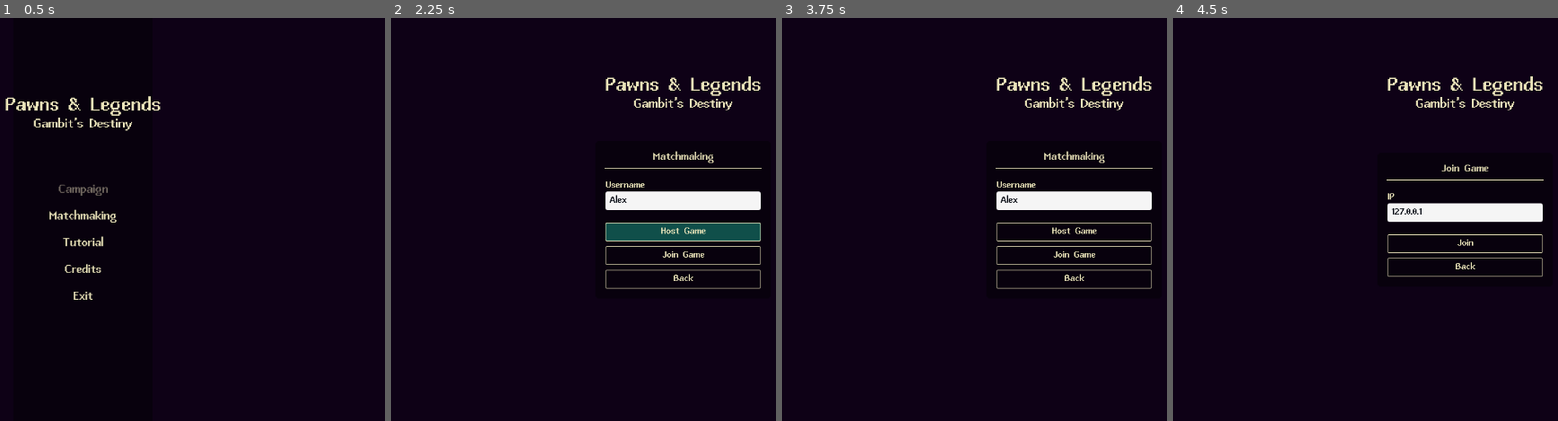
Above: before the commit, frames 1-4 (left to right).
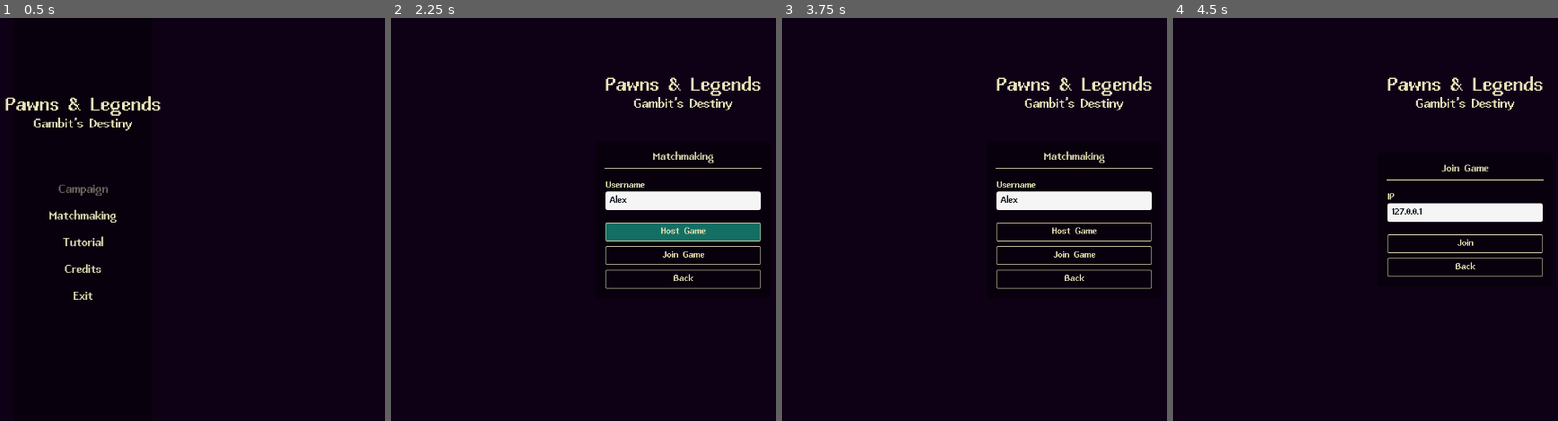
Above: after the commit, the same moments.

Repository: Juanxpeke/GD-FPSJuegos
Game: Godot game, scene res://Core/UI/MainMenu/main_menu.tscn
Two runs of this game, one before a commit and one after it. Both use one fixed random seed, a clock stepped at 60 frames per second and the inputs below. The engine's default icon, where the game draws it, is replaced by a stand-in: a white triangle on a blue panel in a dark square.
Inputs (mouse positions are in pixels of both pictures, inside the frame that each line leads up to):
- Up to frame 1 (0.5 s): no input
- Up to frame 2 (2.25 s): click "Matchmaking" at 0.5 s; click (683, 199) at 1.27 s; type "Alex" at 1.35 s; click "Host Game" at 2 s
- Up to frame 3 (3.75 s): click "Back" at 2.75 s; click "Matchmaking" at 3.5 s
- Up to frame 4 (4.5 s): click "Join Game" at 4.25 s

Frame 1 is identical in both runs. In frame 2, 1.5% of the frame differs, in the area x 55-97%, y 50-56%; in frame 3, less than 0.1%; in frame 4, less than 0.1%.

Commit message:
feat: added basic style pressed button

Diff:
--- a/Core/UI/HUD/SkillPicker/skill_option.tscn
+++ b/Core/UI/HUD/SkillPicker/skill_option.tscn
@@ -136,8 +136,7 @@
 anchors_preset = 5
 anchor_left = 0.5
 anchor_right = 0.5
-offset_left = -116.0
-offset_right = 108.0
+offset_right = 224.0
 offset_bottom = 349.0
 grow_horizontal = 2
 pivot_offset = Vector2(100, 170)
--- a/Themes/main_theme.tres
+++ b/Themes/main_theme.tres
@@ -19,7 +19,16 @@
 [sub_resource type="StyleBoxFlat" id="StyleBoxFlat_s3k48"]
 content_margin_top = 6.0
 content_margin_bottom = 6.0
-bg_color = Color(0.6, 0.6, 0.6, 0)
+bg_color = Color(0.0313726, 0.00392157, 0.0509804, 0)
+corner_radius_top_left = 2
+corner_radius_top_right = 2
+corner_radius_bottom_right = 2
+corner_radius_bottom_left = 2
+
+[sub_resource type="StyleBoxFlat" id="StyleBoxFlat_mx4kw"]
+content_margin_top = 6.0
+content_margin_bottom = 6.0
+bg_color = Color(0.0745098, 0.435294, 0.388235, 1)
 border_width_left = 1
 border_width_top = 1
 border_width_right = 1
@@ -30,10 +39,10 @@
 corner_radius_bottom_right = 2
 corner_radius_bottom_left = 2
 
-[sub_resource type="StyleBoxFlat" id="StyleBoxFlat_mx4kw"]
+[sub_resource type="StyleBoxFlat" id="StyleBoxFlat_8o3mq"]
 content_margin_top = 6.0
 content_margin_bottom = 6.0
-bg_color = Color(0.0745098, 0.435294, 0.388235, 0.705882)
+bg_color = Color(0.0313726, 0.00392157, 0.0509804, 1)
 border_width_left = 1
 border_width_top = 1
 border_width_right = 1
@@ -44,15 +53,15 @@
 corner_radius_bottom_right = 2
 corner_radius_bottom_left = 2
 
-[sub_resource type="StyleBoxFlat" id="StyleBoxFlat_n3h7f"]
+[sub_resource type="StyleBoxFlat" id="StyleBoxFlat_xraky"]
 content_margin_top = 6.0
 content_margin_bottom = 6.0
-bg_color = Color(0.0745098, 0.435294, 0.388235, 0.992157)
+bg_color = Color(0.0588235, 0.34902, 0.301961, 1)
 border_width_left = 1
 border_width_top = 1
 border_width_right = 1
 border_width_bottom = 1
-border_color = Color(0.921569, 0.898039, 0.729412, 1)
+border_color = Color(1, 1, 1, 1)
 corner_radius_top_left = 2
 corner_radius_top_right = 2
 corner_radius_bottom_right = 2
@@ -147,13 +156,13 @@
 Button/colors/font_focus_color = Color(0.921569, 0.898039, 0.729412, 1)
 Button/colors/font_hover_color = Color(0.921569, 0.898039, 0.729412, 1)
 Button/colors/font_hover_pressed_color = Color(1, 1, 1, 1)
-Button/colors/font_pressed_color = Color(0.921569, 0.898039, 0.729412, 1)
+Button/colors/font_pressed_color = Color(1, 1, 1, 1)
 Button/colors/icon_disabled_color = Color(1, 1, 1, 0.4)
 Button/styles/disabled = SubResource("StyleBoxFlat_130ss")
 Button/styles/focus = SubResource("StyleBoxFlat_s3k48")
 Button/styles/hover = SubResource("StyleBoxFlat_mx4kw")
-Button/styles/normal = SubResource("StyleBoxFlat_s3k48")
-Button/styles/pressed = SubResource("StyleBoxFlat_n3h7f")
+Button/styles/normal = SubResource("StyleBoxFlat_8o3mq")
+Button/styles/pressed = SubResource("StyleBoxFlat_xraky")
 HBoxContainer/constants/separation = 12
 HSeparator/constants/separation = 4
 HSeparator/styles/separator = SubResource("StyleBoxEmpty_p8wry")
Not shown: 1 places in Themes/main_theme.tres that only renumber resources
